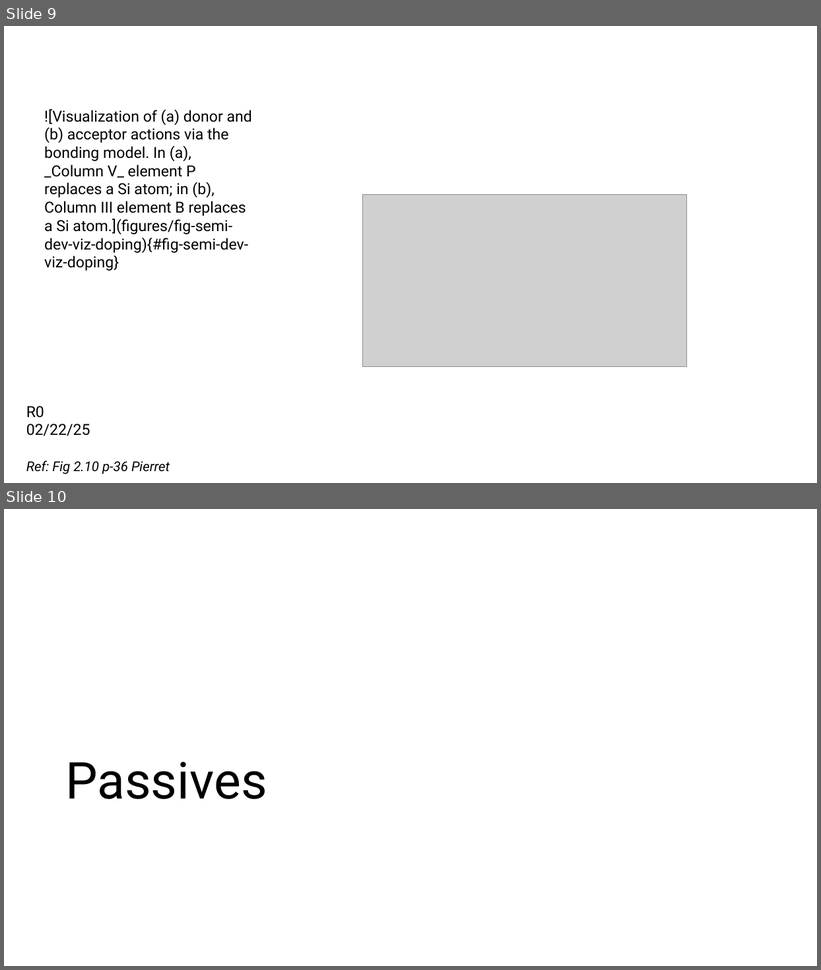
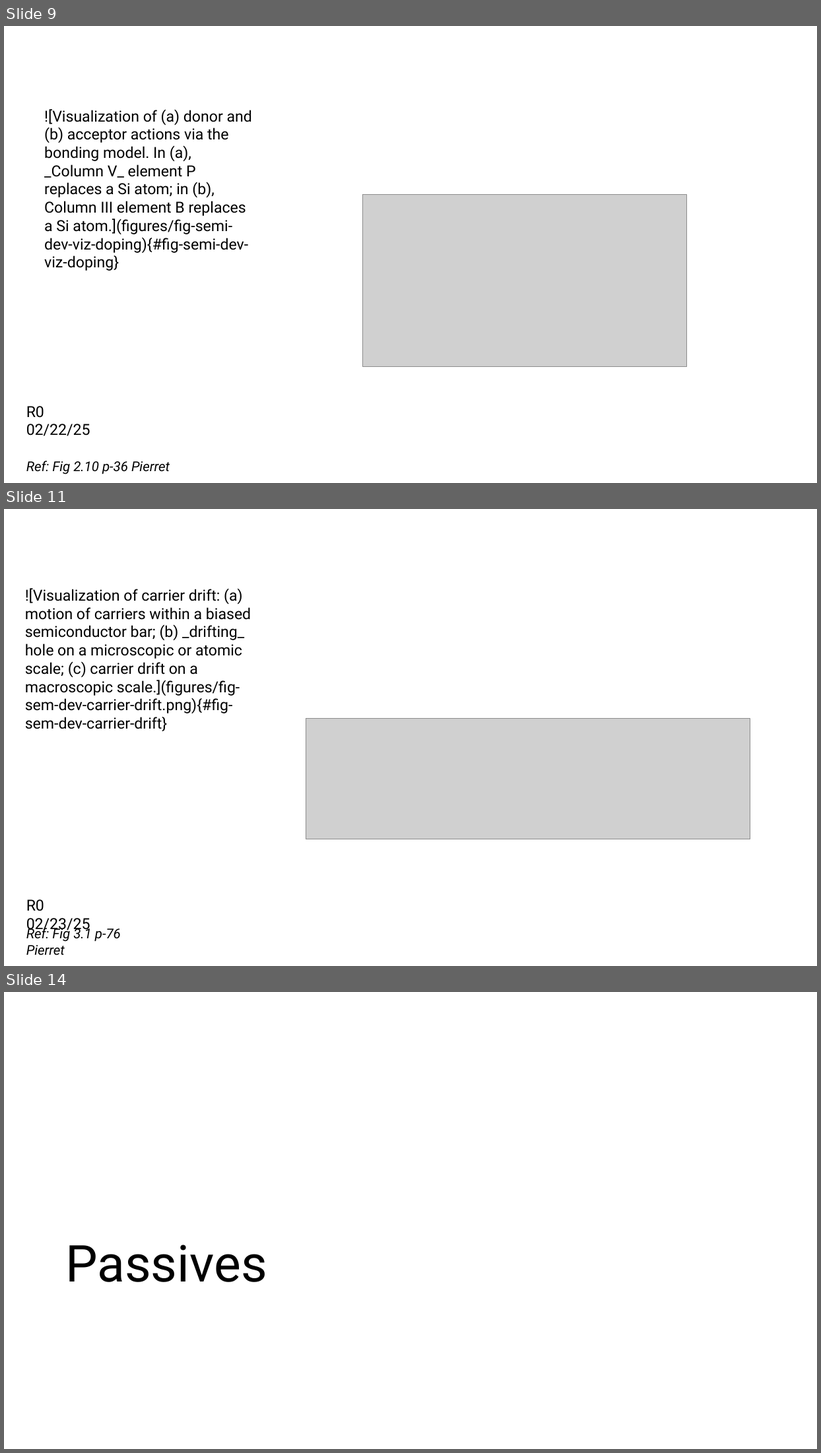
Before and after one commit to mixignal-press/ebook-ice1, a slide deck: figures/fig.pptx. Shown one above the other, each under a label of ours: slides 9 and 10 before the commit, slides 9, 11 and 14 after it; the slides between them are not shown. The pictures are 821x970 and 821x1453 pixels, drawn with LibreOffice and Linux fonts; fonts in the diff are those of the drawing; grey boxes stand for pictures. Boxes give left, top, right and bottom in pixels: in the first picture for what was removed or moved away, otherwise in the second. Text is boxed around its words. In the diff, an @@ line names an element or a change of style, - is before the commit and + after.

```diff
--- a/figures/fig.pptx
+++ b/figures/fig.pptx
@@ slide 11 added at [4, 509, 817, 966], background #FFFFFF @@
@@ text added at [25, 588, 251, 731], 18 pt, text #000000 @@
+![Visualization of carrier drift: (a) motion of carriers within a biased semiconductor bar; (b) _drifting_ hole on a microscopic or atomic scale; (c) carrier drift on a macroscopic scale.](figures/fig-sem-dev-carrier-drift.png){#fig-sem-dev-carrier-drift}
@@ picture added at [306, 719, 750, 840] @@
@@ text added at [26, 900, 90, 933], 18 pt, text #000000 @@
+R0 02/23/25
@@ text added at [26, 926, 121, 956], 16 pt, text #000000, italic @@
+Ref: Fig 3.1 p-76 Pierret
@@ what was slide 10 is now slide 14 @@
```
Also in this commit, not shown: 3 other slides added, 2 other files.
